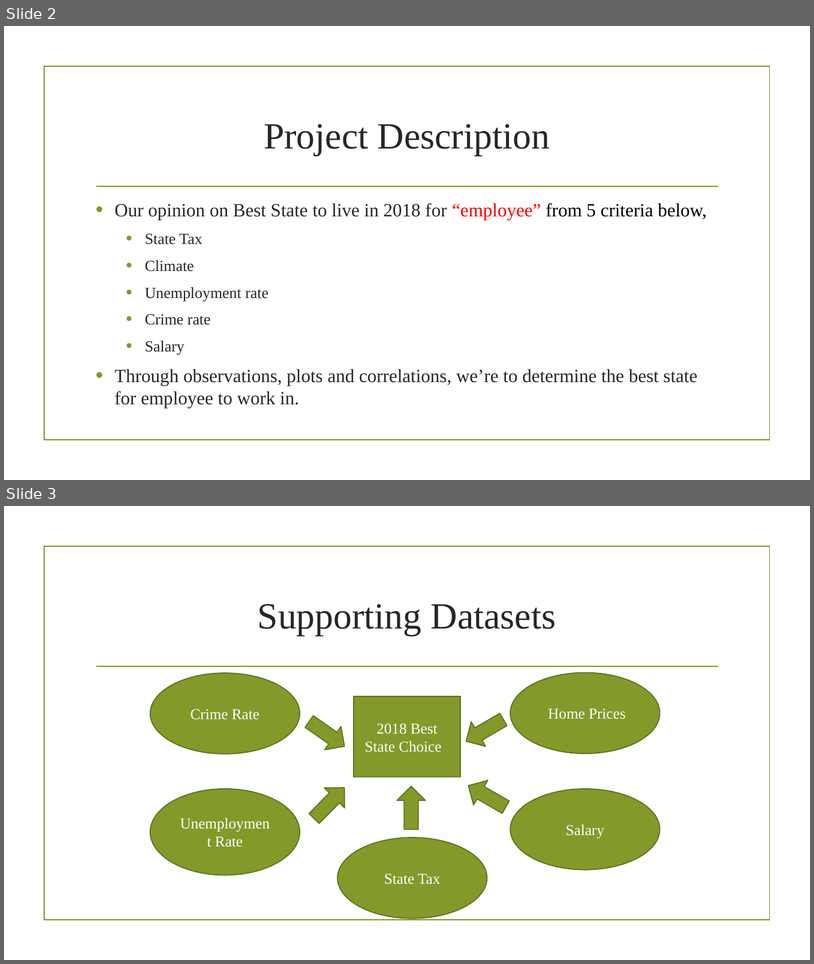
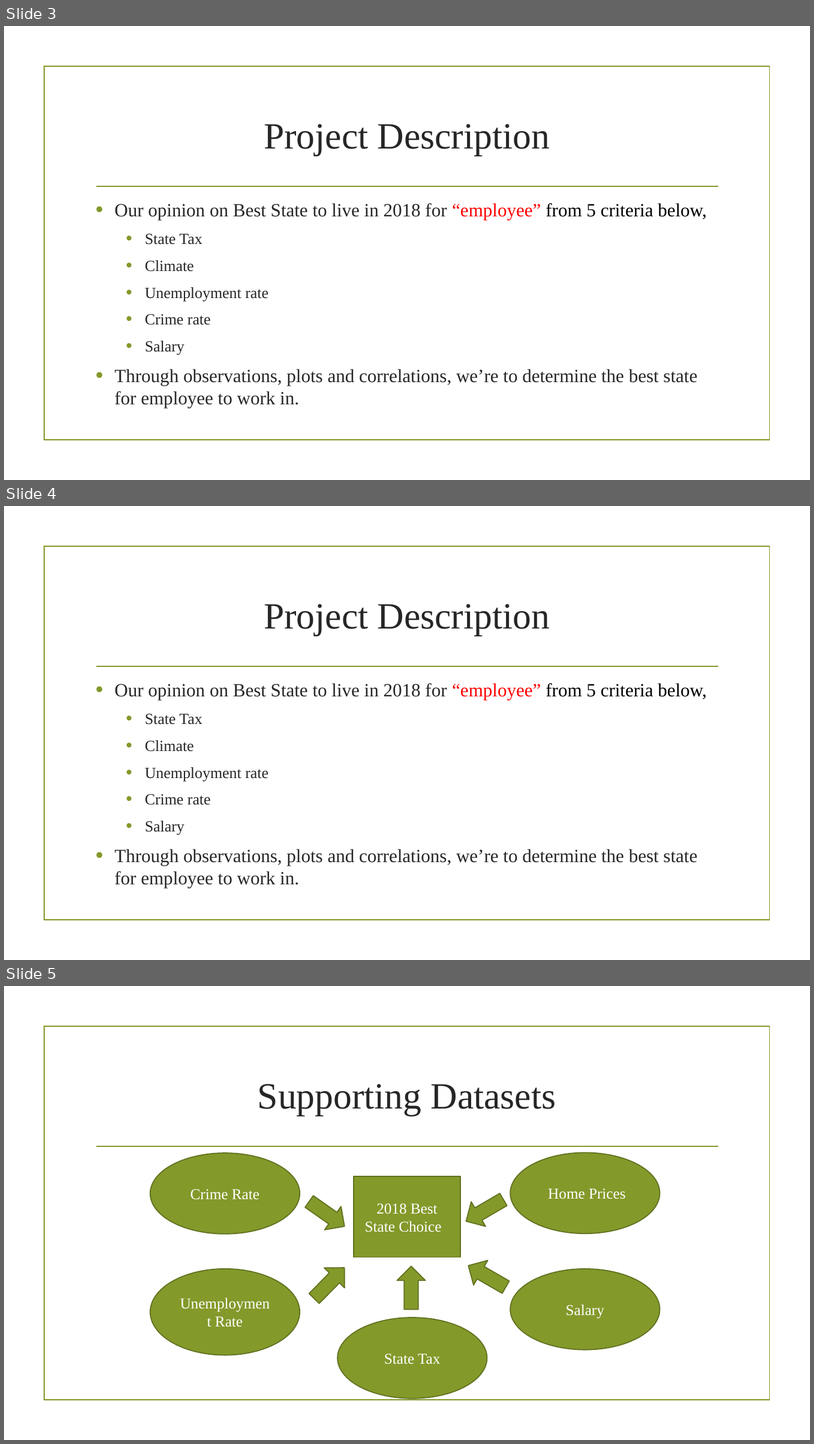
Before and after one commit to prakashbalasubramaniam/The_Incredible_Quad, a slide deck: Working_Presentation.pptx. Shown one above the other, each under a label of ours: slides 2 and 3 before the commit, slides 3, 4 and 5 after it. The pictures are 814x964 and 814x1444 pixels, drawn with LibreOffice and Linux fonts; fonts in the diff are those of the drawing; background and template pictures are left out. Boxes give left, top, right and bottom in pixels: in the first picture for what was removed or moved away, otherwise in the second. Text is boxed around its words. In the diff, an @@ line names an element or a change of style, - is before the commit and + after.

Commit message:
Update Working_Presentation with Question breakdown and upload climate dataset

```diff
--- a/Working_Presentation.pptx
+++ b/Working_Presentation.pptx
@@ slide 4 added at (4, 506, 810, 960), background picture (left out); not listed: 2 template elements that a slide beside it also shows @@
@@ title added at (264, 604, 550, 636), 44 pt, text #262626 @@
+Project Description
@@ text added at (114, 683, 707, 888), 22.2 pt, text #262626 @@
+• Our opinion on Best State to live in 2018 for “employee” from 5 criteria below,
+  • State Tax
+  • Climate
+  • Unemployment rate
+  • Crime rate
+  • Salary
+• Through observations, plots and correlations, we’re to determine the best state for employee to work in.
@@ what was slide 2 is now slide 3 @@
@@ what was slide 3 is now slide 5 @@
```
Also in this commit, not shown: 1 slide changed, 1 other slide added, 1 other file.
